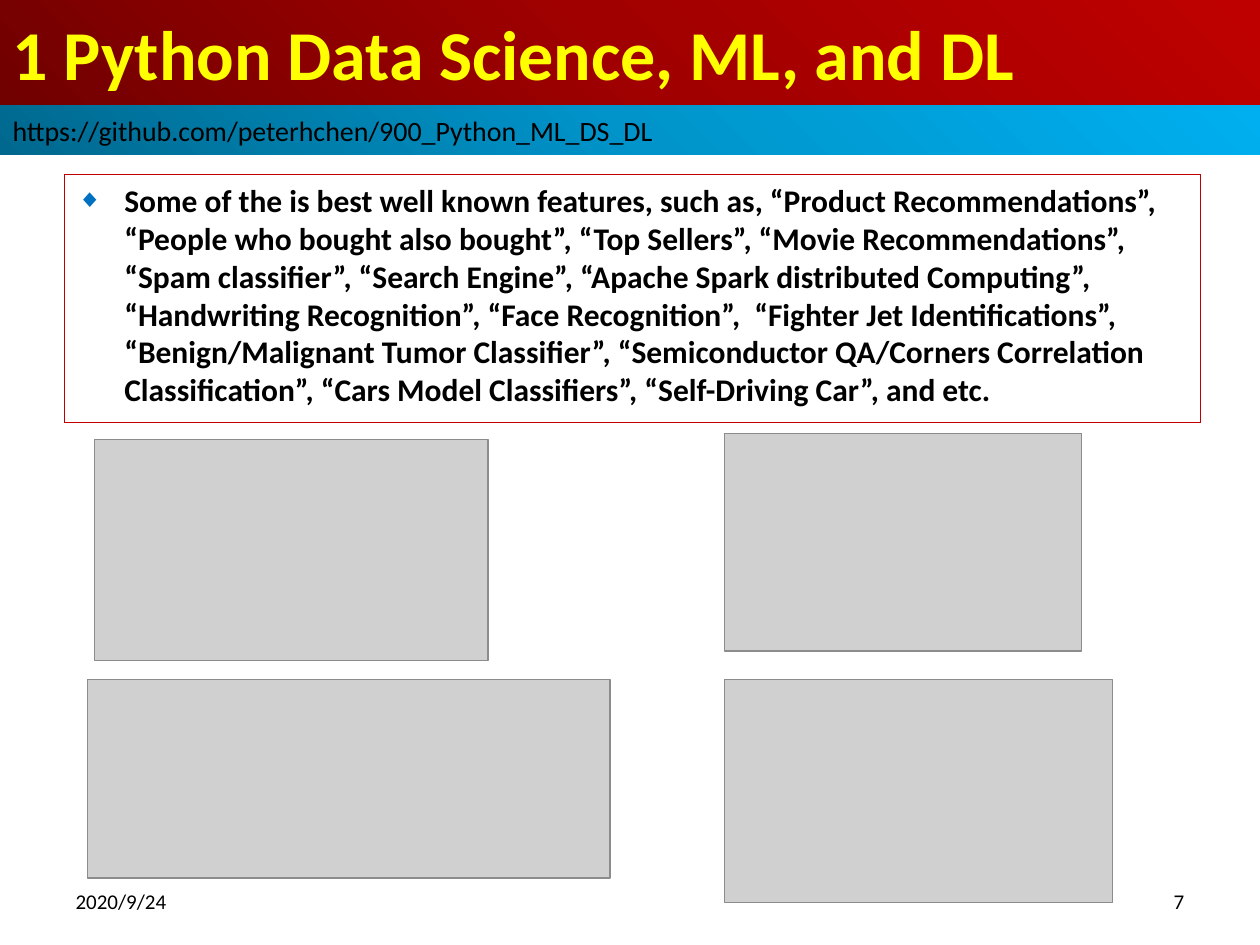
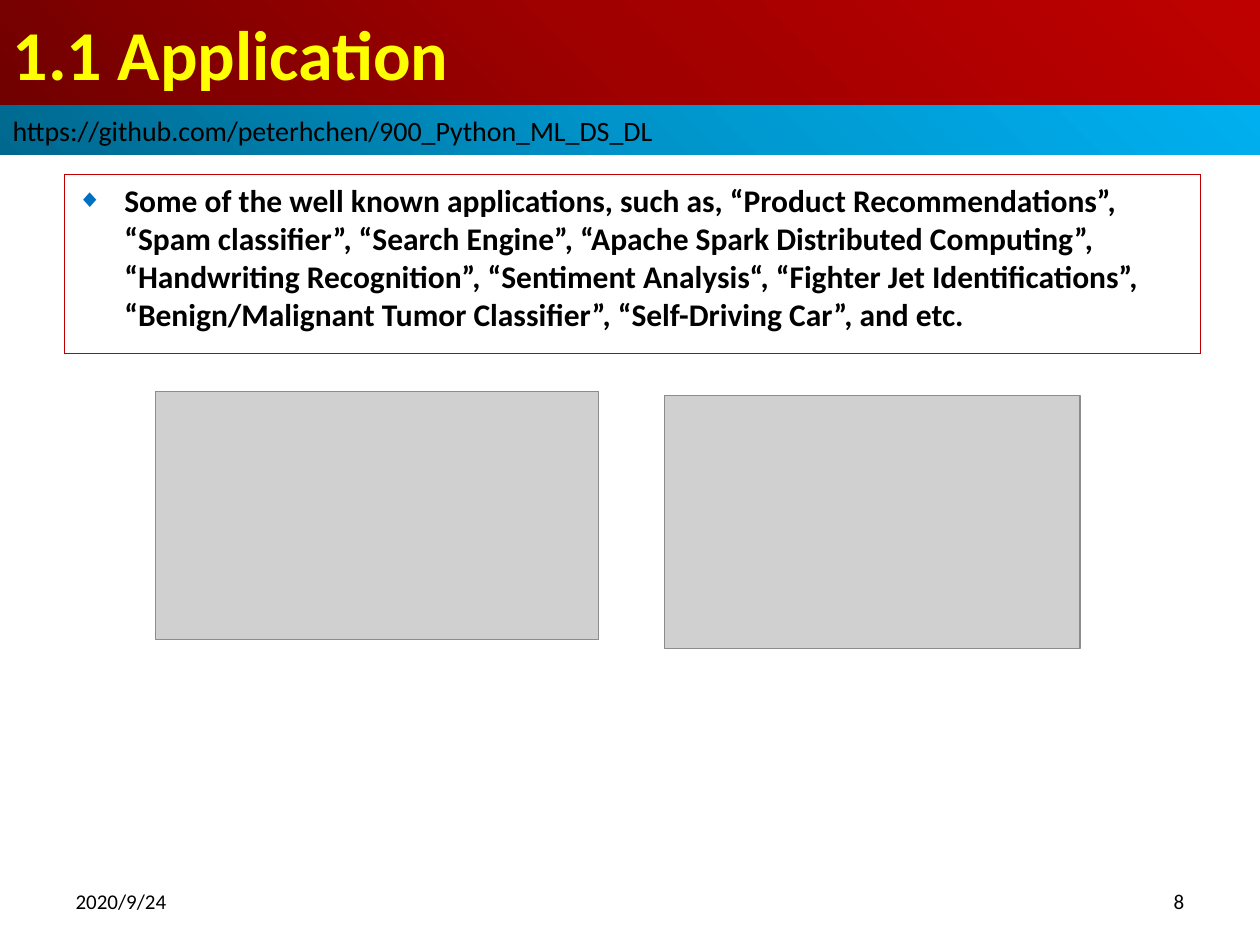
Before and after one commit to peterhchen/900_Python_ML_DS_DL, a slide deck: slide 8 of 001_intro.pptx (slide 7 before the commit). Drawn at 1260x945 pixels with LibreOffice and Linux fonts; fonts in the diff are those of the drawing; grey boxes stand for pictures. Boxes give left, top, right and bottom in pixels: in the first picture for what was removed or moved away, otherwise in the second. Text is boxed around its words. In the diff, an @@ line names an element or a change of style, - is before the commit and + after.

```diff
--- a/001_intro.pptx
+++ b/001_intro.pptx
@@ title at (13, 30, 448, 91): text changed @@
-1 Python Data Science, ML, and DL
+1.1 Application
@@ subtitle "Some of the well known ...": place and size @@
-subtitle "Some of the well known ..." at (64, 175, 1200, 423)
+subtitle "Some of the well known ..." at (64, 175, 1200, 354)
@@ subtitle at (124, 189, 1137, 332): text changed @@
-◆ Some of the is best well known features, such as, “Product Recommendations”, “People who bought also bought”, “Top Sellers”, “Movie Recommendations”, “Spam classifier”, “Search Engine”, “Apache Spark distributed Computing”, “Handwriting Recognition”, “Face Recognition”, “Fighter Jet Identifications”, “Benign/Malignant Tumor Classifier”, “Semiconductor QA/Corners Correlation Classification”, “Cars Model Classifiers”, “Self-Driving Car”, and etc.
+◆ Some of the well known applications, such as, “Product Recommendations”, “Spam classifier”, “Search Engine”, “Apache Spark Distributed Computing”, “Handwriting Recognition”, “Sentiment Analysis“, “Fighter Jet Identifications”, “Benign/Malignant Tumor Classifier”, “Self-Driving Car”, and etc.
@@ picture: place and size @@
-picture at (94, 440, 488, 660)
+picture at (156, 392, 600, 640)
@@ picture: place and size @@
-picture at (724, 433, 1081, 651)
+picture at (665, 396, 1081, 649)
@@ picture removed at (88, 680, 611, 878) @@
@@ picture removed at (724, 680, 1113, 903) @@
@@ page number at (1174, 894, 1185, 909): text changed @@
-7
+8
```
Also in this commit, not shown: 2 other slides changed, 3 slides added.
